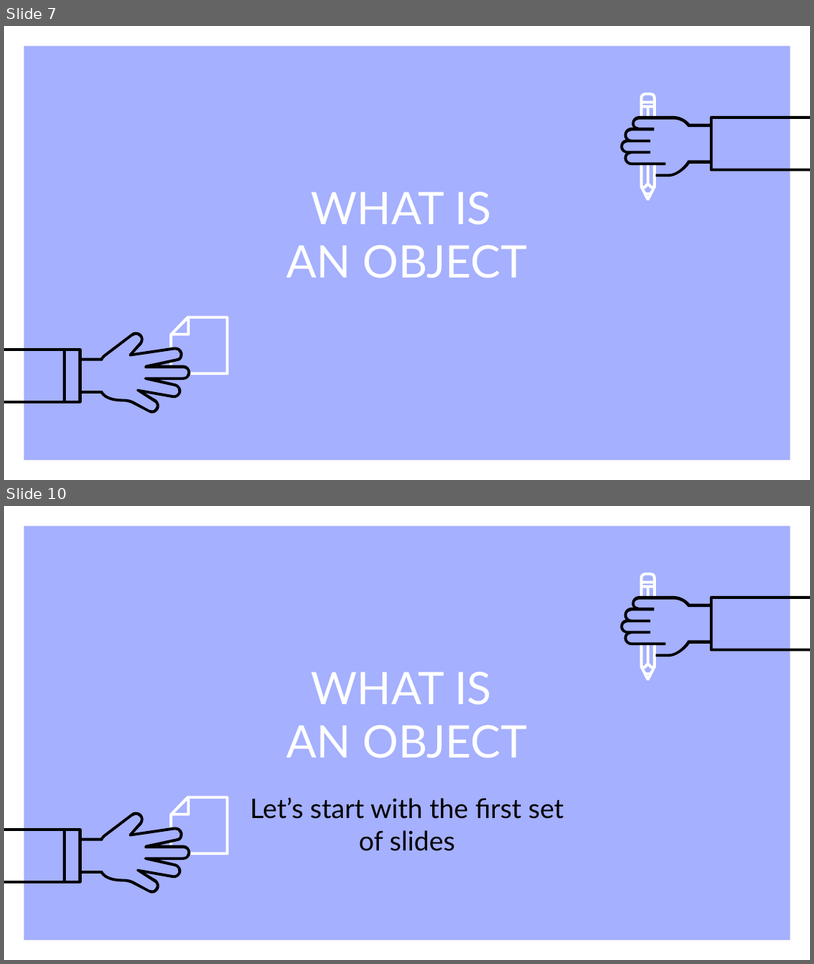
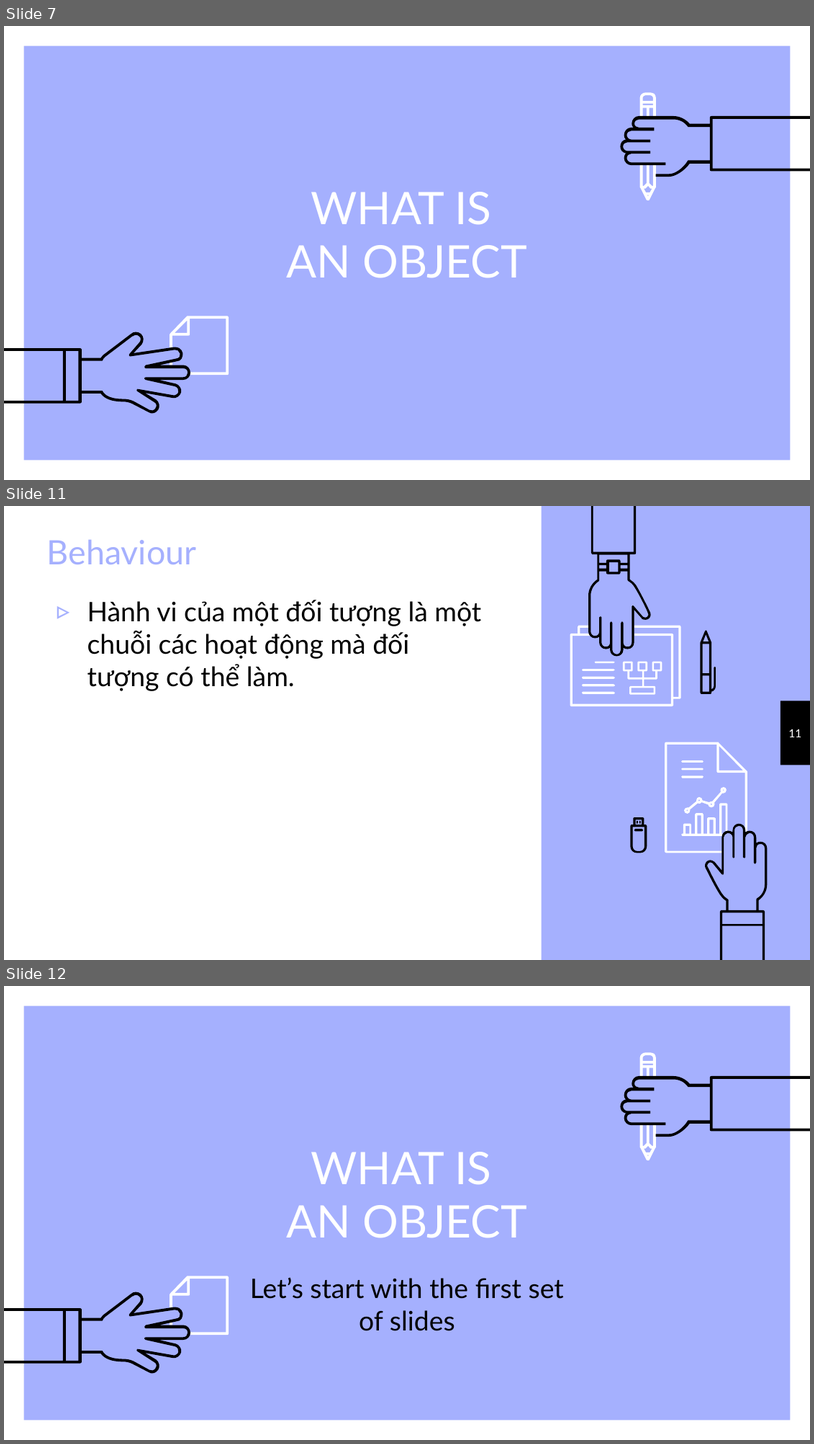
Before and after one commit to VoLeKhanhDuy/XDPM_HDT, a slide deck: chuong 4.pptx. Shown one above the other, each under a label of ours: slides 7 and 10 before the commit, slides 7, 11 and 12 after it; the slides between them are not shown. The pictures are 814x964 and 814x1444 pixels, drawn with LibreOffice and Linux fonts; fonts in the diff are those of the drawing. Boxes give left, top, right and bottom in pixels: in the first picture for what was removed or moved away, otherwise in the second. Text is boxed around its words. In the diff, an @@ line names an element or a change of style, - is before the commit and + after.

```diff
--- a/chuong 4.pptx
+++ b/chuong 4.pptx
@@ slide 11 added at bbox=[4, 506, 810, 960], background #A5B0FE @@
@@ rectangle added at bbox=[4, 506, 542, 959], fill #FFFFFF @@
@@ group added at bbox=[570, 506, 716, 706]: 9 freeform shapes @@
@@ title added at bbox=[47, 540, 197, 564], 30 pt, text #A5B0FE @@
+Behaviour
@@ text added at bbox=[88, 600, 481, 691], 24 pt, text #000000 @@
+▹ Hành vi của một đối tượng là một chuỗi các hoạt động mà đối tượng có thể làm.
@@ rectangle added at bbox=[781, 701, 810, 766], fill #000000 @@
@@ page number added at bbox=[789, 728, 802, 737], 10 pt, text #FFFFFF @@
+11
@@ group added at bbox=[630, 742, 768, 960]: 11 freeform shapes @@
@@ what was slide 10 is now slide 12 @@
```
Also in this commit, not shown: 5 slides changed, 2 other slides added, 1 slide removed, 4 other files.
